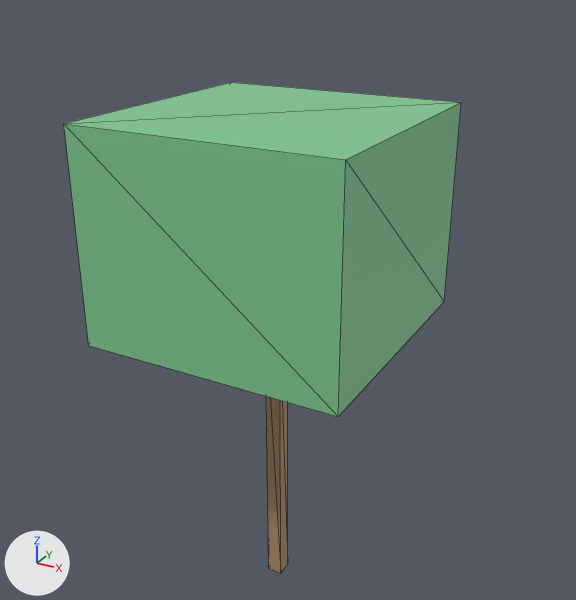
The glTF model data/islands/disksaver/glb/Prop_DS_Tree_30.glb: old version first, new version second.
Camera for both pictures: a 50 mm camera at (6.56, -11.49, 11.94) aimed at (0.03, 0.36, 6.01). Arrows for +X, +Y and +Z are at lower left; the lights stay in place. The picture after the commit comes second. Mesh edges are drawn as thin lines. Vertices at exactly the same position are counted once.
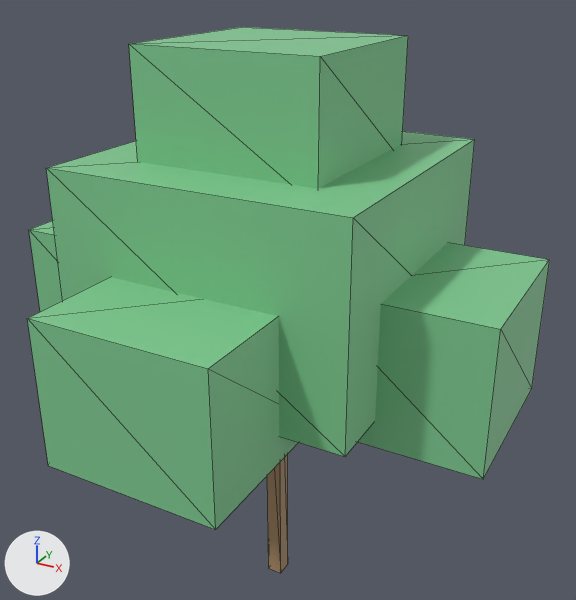
Changed parts and their boxes (x1, y1, x2, y2) in the pictures (576 x 600 px):
'Cube.001', moved, rescaled (8% wider)
    before: (64, 82, 461, 417)
    after: (46, 131, 475, 457)
'Cube.005', added (green)
    after: (27, 277, 299, 530)
'Cube.006', added (green)
    after: (129, 27, 408, 188)
'Cube.002', added (green)
    after: (358, 242, 550, 479)
'Cube.003', added (green)
    after: (29, 221, 63, 312)

The change in detail:
me_cube_1502 is used by ob_cube_001; location (0.0, 0.0, 0.0).
me_cube_1502 had 8 vertices, 12 faces and spanned x -2.38..2.38, y -2.38..2.38, z 5.7..9.5.
me_cube_1502 now has 8 vertices, 12 faces and spans x -2.61..2.61, y -2.61..2.61, z 5.23..8.84.
me_cube_1502 part 1: the whole mesh is scaled about its middle by (1.1, 1.1, 0.95), then moved by (0.0, 0.0, -0.57).
Mesh me_cube_1657 is new.
It is a box spanning x -1.62..1.62, y -1.62..1.62, z 8.55..10.64.
It uses material mat_ds_leaf2 (green #80ca92).
Mesh me_cube_1656 is new.
It is a box spanning x -1.52..1.52, y -4.37..-1.33, z 4.75..7.22.
It uses material mat_ds_leaf2 (green #80ca92).
Mesh me_cube_1654 is new.
It is a box spanning x -4.37..-1.33, y -1.52..1.52, z 4.75..7.22.
It uses material mat_ds_leaf2 (green #80ca92).
Mesh me_cube_1653 is new.
It is a box spanning x 1.33..4.37, y -1.52..1.52, z 4.75..7.22.
It uses material mat_ds_leaf2 (green #80ca92).
Object 'Cube.006' (ob_cube_006) is new; it shows me_cube_1657.
Its location is (0.0, 0.0, 0.0).
Object 'Cube.005' (ob_cube_005) is new; it shows me_cube_1656.
Its location is (0.0, 0.0, 0.0).
Object 'Cube.003' (ob_cube_003) is new; it shows me_cube_1654.
Its location is (0.0, 0.0, 0.0).
Object 'Cube.002' (ob_cube_002) is new; it shows me_cube_1653.
Its location is (0.0, 0.0, 0.0).
